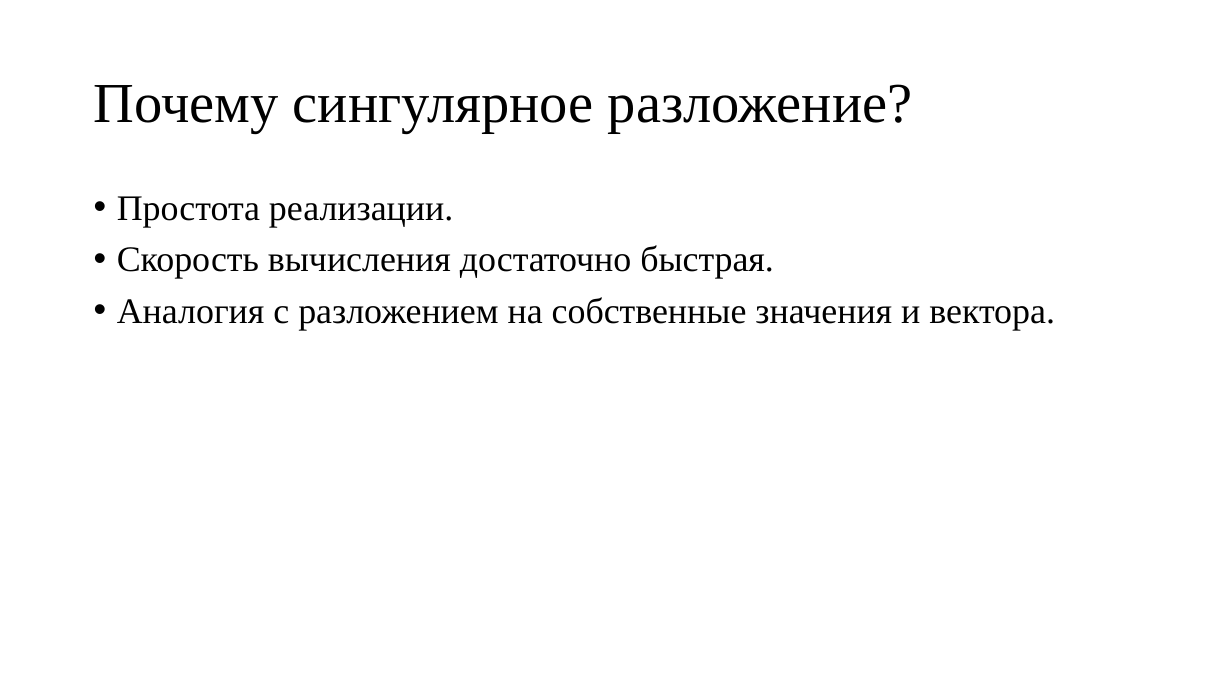
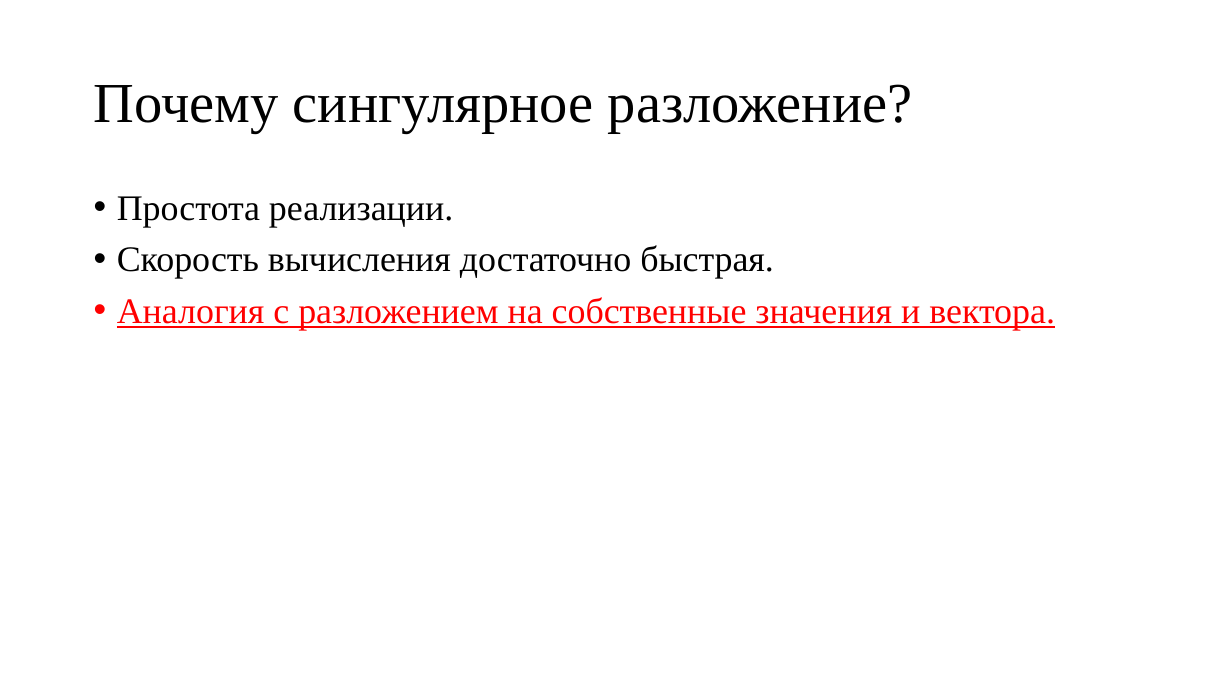
Before and after one commit to sven4500/masters-diploma, a slide deck: slide 17 of Презентация/Пезентация.ppt (slide 18 before the commit). Drawn at 1232x693 pixels with LibreOffice and Linux fonts; fonts in the diff are those of the drawing. Boxes give left, top, right and bottom in pixels: in the first picture for what was removed or moved away, otherwise in the second. Text is boxed around its words. In the diff, an @@ line names an element or a change of style, - is before the commit and + after.

```diff
--- a/Презентация/Пезентация.ppt
+++ b/Презентация/Пезентация.ppt
@@ text at bbox=[117, 297, 1055, 330]: text colour #000000 to #FF0000, underline on in "Аналогия с разложением на собственные значения и ..."; bullet colour #000000 to #FF0000 @@
```
Also in this commit, not shown: 12 other slides changed, 2 slides added, 2 slides removed.
